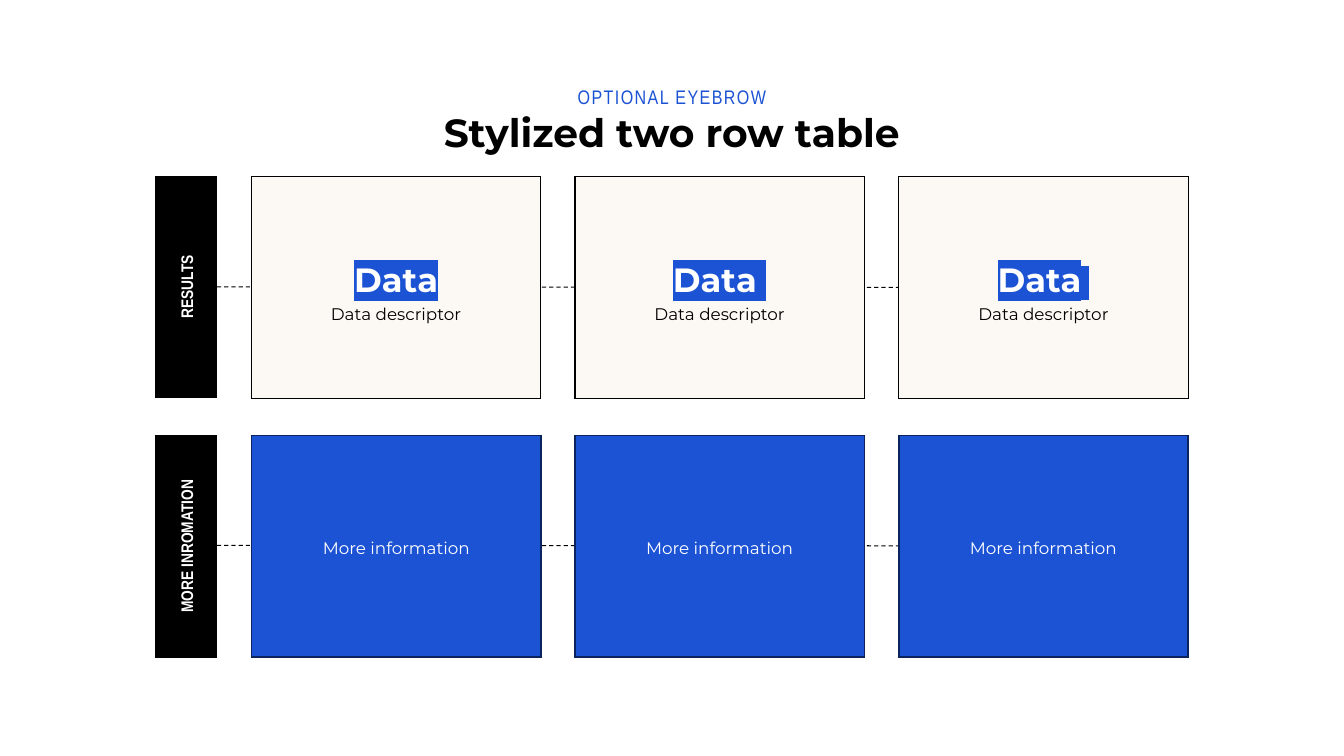
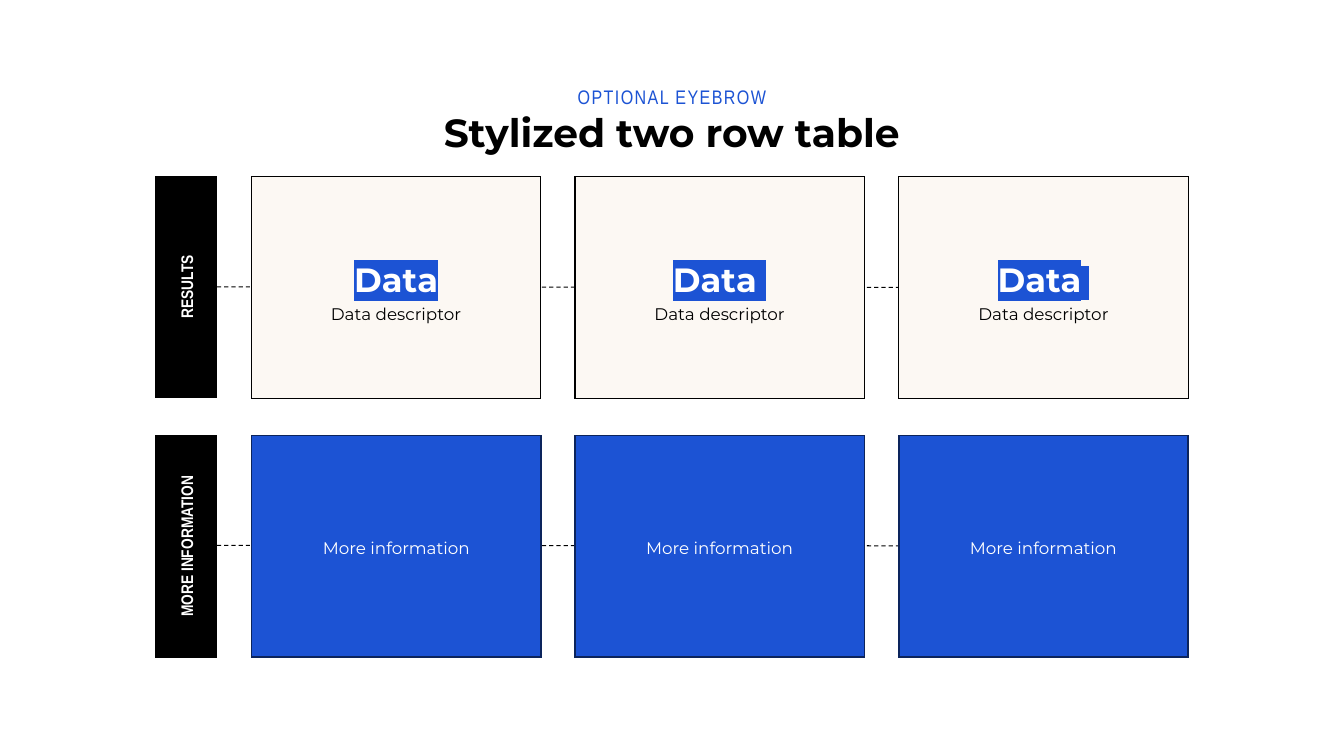
Before and after one commit to bkuchera/MA-Claude-Public, a slide deck: slide 29 of Marketing Architects Deck.pptx. Drawn at 1344x756 pixels with LibreOffice and Linux fonts; fonts in the diff are those of the drawing; background and template pictures are left out. Boxes give left, top, right and bottom in pixels: in the first picture for what was removed or moved away, otherwise in the second. Text is boxed around its words. In the diff, an @@ line names an element or a change of style, - is before the commit and + after.

```diff
--- a/Marketing Architects Deck.pptx
+++ b/Marketing Architects Deck.pptx
@@ text in rectangle at <box>178,486,197,615</box>: text changed @@
-MORE INROMATION
+MORE INFORMATION
```
Also in this commit, not shown: 1 other slide changed.
